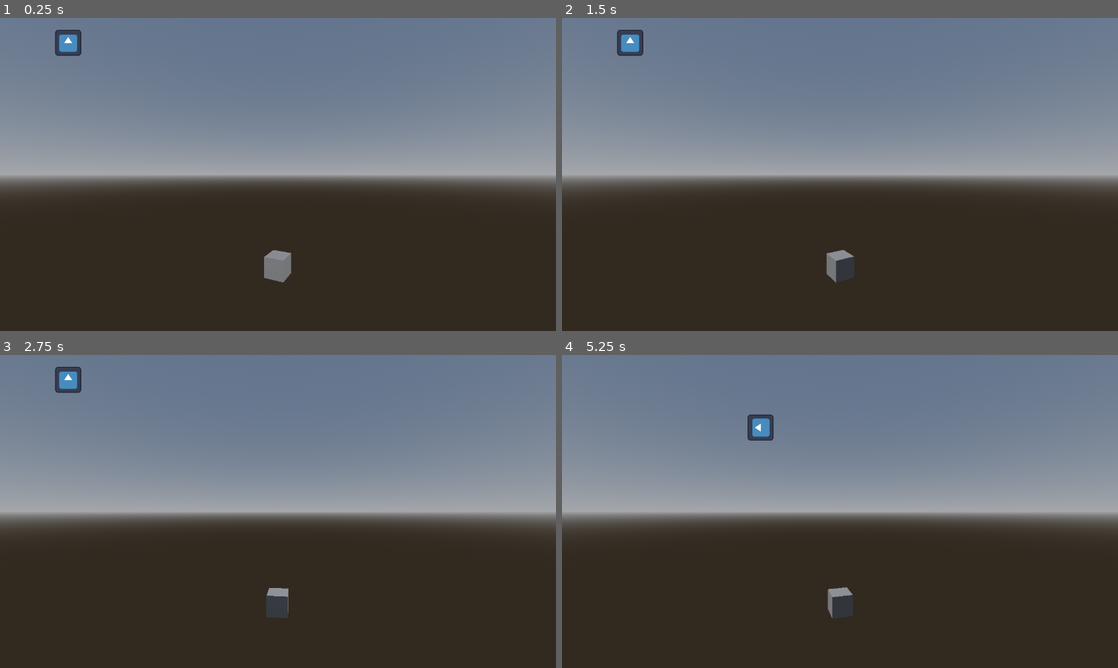
Above: before the commit, frames 1-4 (two rows, left to right).
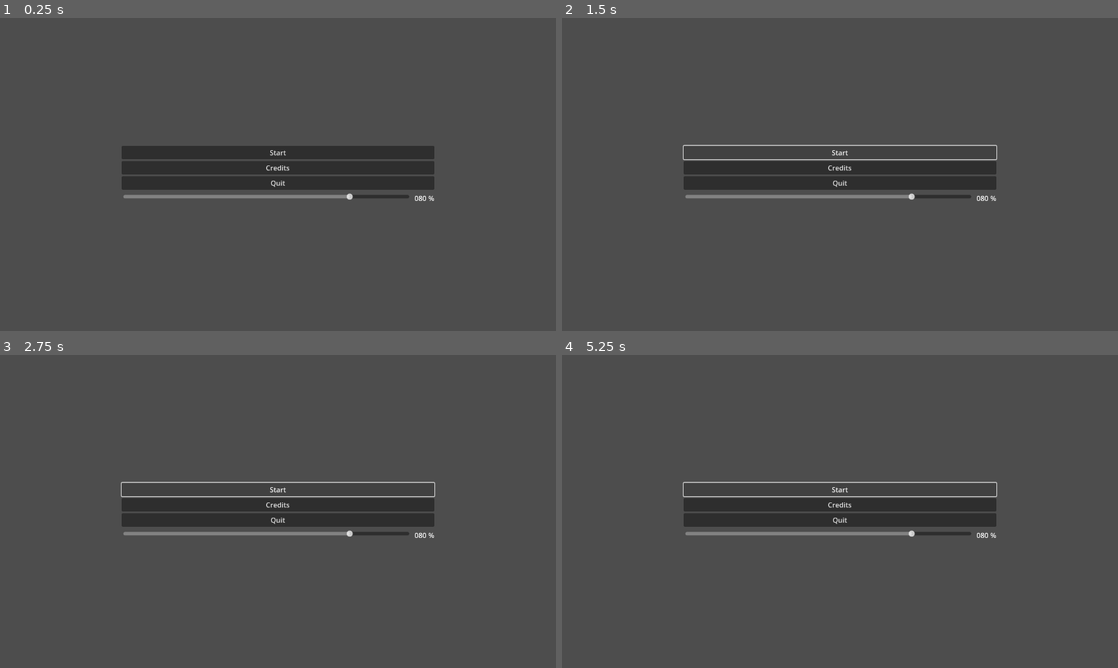
Above: after the commit, the same moments.

Repository: panorb/ludum-dare-55
Game: Godot game, scene res://world.tscn
The game is run twice, just before and just after one commit, with the same random seed, the same clock (stepped at 60 frames per second) and the same inputs. Before the commit the project starts from res://game/game.tscn. The engine's default icon, where the game draws it, is replaced by a stand-in: a white triangle on a blue panel in a dark square.
Inputs (mouse positions are in pixels of both pictures, inside the frame that each line leads up to):
- Up to frame 1 (0.25 s): no input
- Up to frame 2 (1.5 s): click (840, 168) at 0.5 s, where only the run after the commit has a clickable "Credits"; click (840, 152) at 1.25 s, where only the run after the commit has a clickable "Start"
- Up to frame 3 (2.75 s): click (278, 489) at 2 s, where only the run after the commit has a clickable "Start"
- Up to frame 4 (5.25 s): tap Enter at 2.75 s; hold Right (ui_right) 2.78-3.53 s; hold Down (ui_down) 3.53-4.28 s; hold Right (ui_right) 4.28-5.03 s; hold Up (ui_up) from 5.03 s (still down)

The runs differ from the first frame. In frame 1, 98% of the frame differs, in the area x 0-100%, y 0-100%; in frame 2, 98%; in frame 3, 97%; in frame 4, 98%.

Commit message:
Add main menu

Diff:
--- /dev/null
+++ b/godot/gui/main_menu.gd
@@ -0,0 +1,43 @@
+class_name MainMenu extends Control
+
+signal start_game
+
+@onready var start_button := %StartButton
+@onready var credits_button := %CreditsButton
+@onready var quit_button := %QuitButton
+@onready var sound_slider := %SoundSlider
+@onready var sound_percent_label := %SoundPercentLabel
+
+@onready var master_bus_name := 'Master'
+
+func _ready():
+	start_button.pressed.connect(self._on_start_button_pressed);
+	quit_button.pressed.connect(self._on_quit_button_pressed);
+	sound_slider.value_changed.connect(self._on_sound_slider_value_changed);
+
+	if OS.has_feature('web'):
+		quit_button.visible = false
+
+	sound_slider.value = 80;
+
+func _on_start_button_pressed() -> void:
+	start_game.emit()
+
+func _on_quit_button_pressed() -> void:
+	get_tree().quit()
+
+func _on_sound_slider_value_changed(volume_value: float) -> void:
+	var master_bus_index := AudioServer.get_bus_index('Master')
+	AudioServer.set_bus_volume_db (master_bus_index, linear_to_db(volume_value / 100))
+	sound_percent_label.text = "  %03d %%" % volume_value
+
+	#if volume_value <= 0 :
+	#	sound_image.texture = volume_mute_image
+	#elif volume_value > 0 && volume_value <=25:
+	#	sound_image.texture = volume_25_image
+	#elif volume_value > 25 && volume_value <=50:
+	#	sound_image.texture = volume_50_image
+	#elif volume_value > 50 && volume_value <=75:
+	#	sound_image.texture = volume_75_image
+	#elif volume_value > 75 && volume_value <=100:
+	#	sound_image.texture = volume_full_image
--- a/godot/gui/main_menu.tscn
+++ b/godot/gui/main_menu.tscn
@@ -1,4 +1,6 @@
-[gd_scene format=3 uid="uid://d2pn0ww5aqdo5"]
+[gd_scene load_steps=2 format=3 uid="uid://d2pn0ww5aqdo5"]
+
+[ext_resource type="Script" path="res://gui/main_menu.gd" id="1_ssco8"]
 
 [node name="MainMenu" type="Control"]
 layout_mode = 3
@@ -7,3 +9,55 @@
 anchor_bottom = 1.0
 grow_horizontal = 2
 grow_vertical = 2
+script = ExtResource("1_ssco8")
+
+[node name="AspectRatioContainer" type="AspectRatioContainer" parent="."]
+layout_mode = 1
+anchors_preset = 15
+anchor_right = 1.0
+anchor_bottom = 1.0
+grow_horizontal = 2
+grow_vertical = 2
+
+[node name="MarginContainer" type="MarginContainer" parent="AspectRatioContainer"]
+layout_mode = 2
+
+[node name="VBoxContainer" type="VBoxContainer" parent="AspectRatioContainer/MarginContainer"]
+layout_mode = 2
+size_flags_vertical = 4
+
+[node name="StartButton" type="Button" parent="AspectRatioContainer/MarginContainer/VBoxContainer"]
+unique_name_in_owner = true
+layout_mode = 2
+text = "Start"
+
+[node name="CreditsButton" type="Button" parent="AspectRatioContainer/MarginContainer/VBoxContainer"]
+unique_name_in_owner = true
+layout_mode = 2
+text = "Credits"
+
+[node name="QuitButton" type="Button" parent="AspectRatioContainer/MarginContainer/VBoxContainer"]
+unique_name_in_owner = true
+layout_mode = 2
+text = "Quit"
+
+[node name="Spacer" type="Control" parent="AspectRatioContainer/MarginContainer/VBoxContainer"]
+layout_mode = 2
+
+[node name="HBoxContainer" type="HBoxContainer" parent="AspectRatioContainer/MarginContainer/VBoxContainer"]
+layout_mode = 2
+
+[node name="SoundImage" type="TextureRect" parent="AspectRatioContainer/MarginContainer/VBoxContainer/HBoxContainer"]
+unique_name_in_owner = true
+layout_mode = 2
+
+[node name="SoundSlider" type="HSlider" parent="AspectRatioContainer/MarginContainer/VBoxContainer/HBoxContainer"]
+unique_name_in_owner = true
+layout_mode = 2
+size_flags_horizontal = 3
+scrollable = false
+
+[node name="SoundPercentLabel" type="Label" parent="AspectRatioContainer/MarginContainer/VBoxContainer/HBoxContainer"]
+unique_name_in_owner = true
+layout_mode = 2
+size_flags_stretch_ratio = 3.0
--- a/godot/project.godot
+++ b/godot/project.godot
@@ -11,7 +11,7 @@
 [application]
 
 config/name="Ludum Dare 55"
-run/main_scene="res://game/game.tscn"
+run/main_scene="res://world.tscn"
 config/features=PackedStringArray("4.2", "GL Compatibility")
 config/icon="res://icon.svg"
 
--- /dev/null
+++ b/godot/world.gd
@@ -0,0 +1,33 @@
+extends Node
+
+const start_scene := 'main_menu'
+
+const main_menu_scene := preload("res://gui/main_menu.tscn");
+
+var scenes := {
+	'main_menu': main_menu_scene,
+}
+
+@onready var current_scene_node: Node = null;
+@onready var current_scene_key: String
+@onready var current_scene: String:
+	get:
+		return current_scene_key;
+	set(value):
+		self.remove_child(self.current_scene_node);
+		var next_scene: PackedScene = scenes[value];
+		var next_scene_node: Node = next_scene.instantiate();
+		self.add_child(next_scene_node);
+		self.current_scene_key = value;
+		self.current_scene_node = next_scene_node;
+
+		if next_scene_node is MainMenu:
+			var main_menu_node = next_scene_node as MainMenu;
+			main_menu_node.start_game.connect(_on_game_start)
+
+
+func _ready():
+	self.current_scene = start_scene;
+
+func _on_game_start():
+	print('start game');
--- a/godot/world.tscn
+++ b/godot/world.tscn
@@ -1,4 +1,6 @@
-[gd_scene format=3 uid="uid://dlwg8ma2krak6"]
+[gd_scene load_steps=2 format=3 uid="uid://dlwg8ma2krak6"]
+
+[ext_resource type="Script" path="res://world.gd" id="1_5rlyp"]
 
 [node name="World" type="Control"]
 layout_mode = 3
@@ -7,3 +9,4 @@
 anchor_bottom = 1.0
 grow_horizontal = 2
 grow_vertical = 2
+script = ExtResource("1_5rlyp")
